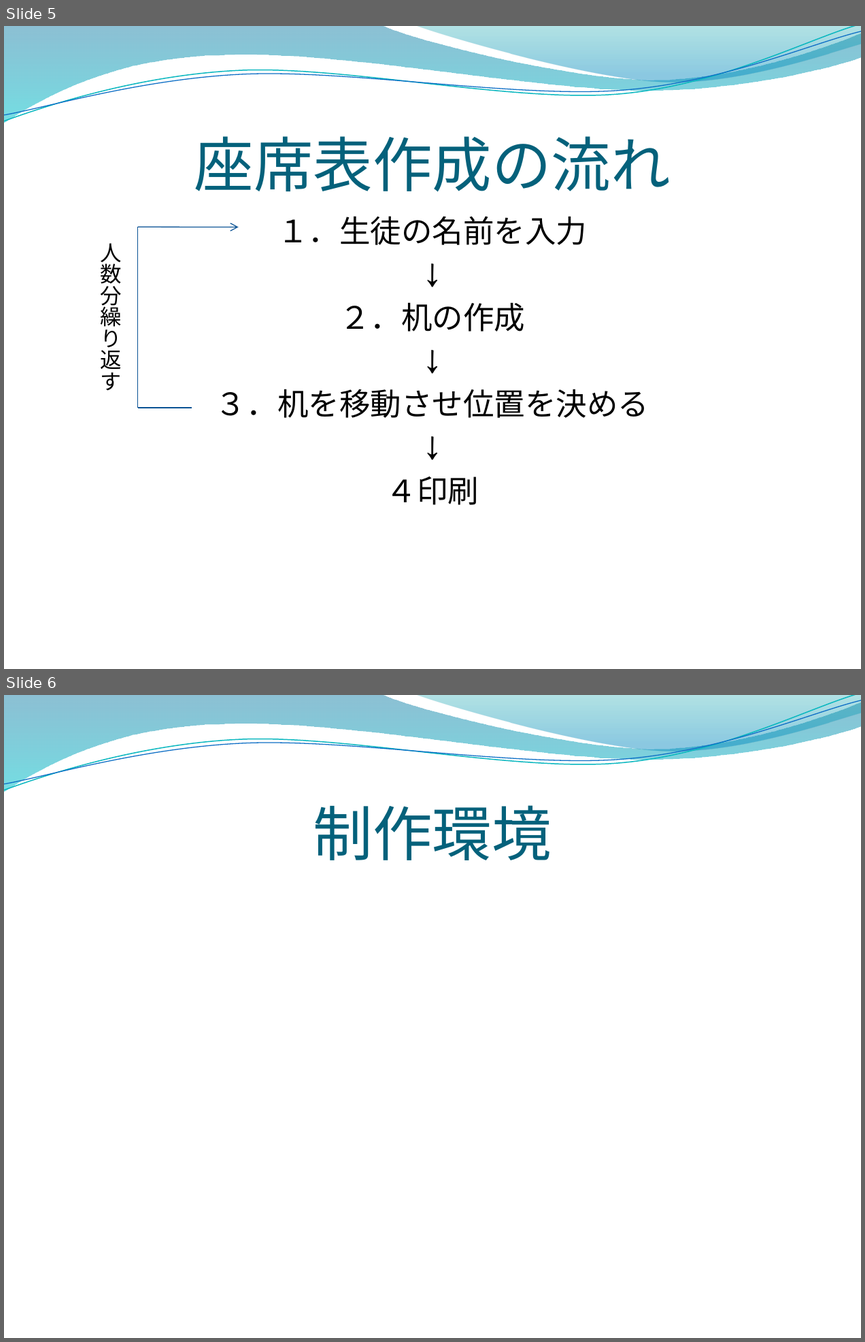
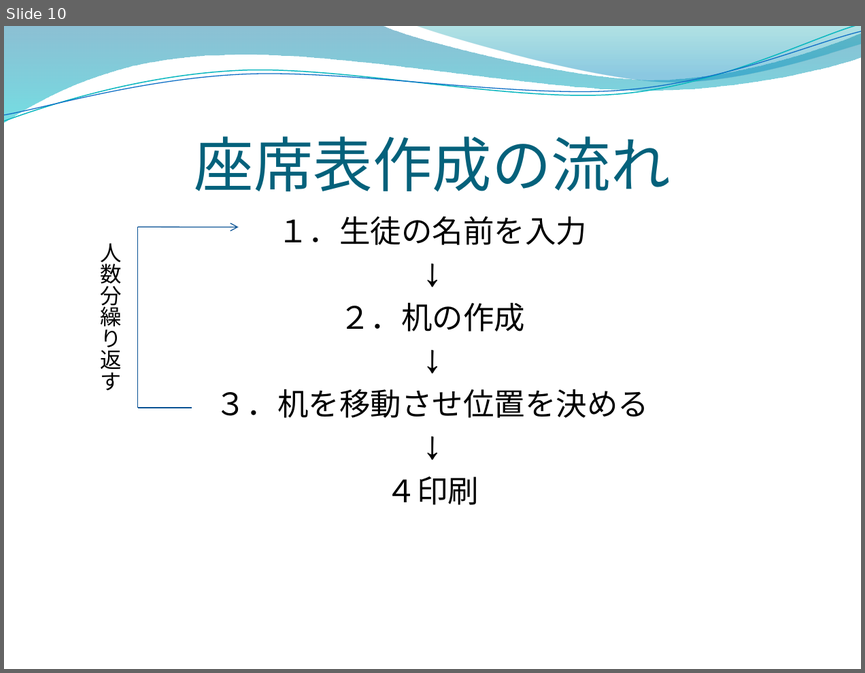
Before and after one commit to opu-yokotalab/learn-zaseki, a slide deck: インターン発表.pptx. Shown one above the other, each under a label of ours: slides 5 and 6 before the commit, slide 10 after it. The pictures are 865x1342 and 865x673 pixels, drawn with LibreOffice and Linux fonts; fonts in the diff are those of the drawing; background and template pictures are left out. Boxes give left, top, right and bottom in pixels: in the first picture for what was removed or moved away, otherwise in the second. Text is boxed around its words. In the diff, an @@ line names an element or a change of style, - is before the commit and + after.

```diff
--- a/インターン発表.pptx
+++ b/インターン発表.pptx
@@ slide 6 removed at bbox=[4, 695, 861, 1338], background picture (left out); not listed: 4 template elements that a slide beside it also shows @@
@@ title removed at bbox=[313, 805, 551, 860] @@
-制作環境
@@ what was slide 5 is now slide 10 @@
```
Also in this commit, not shown: 5 slides changed, 2 slides added, 1 other file.
